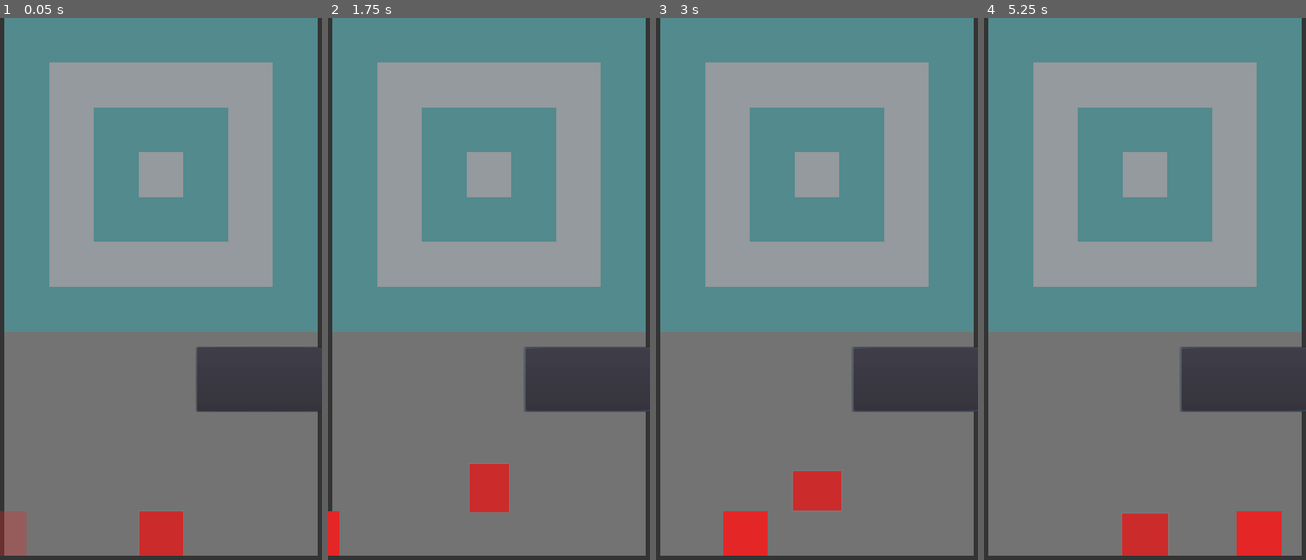
Above: before the commit, frames 1-4 (left to right).
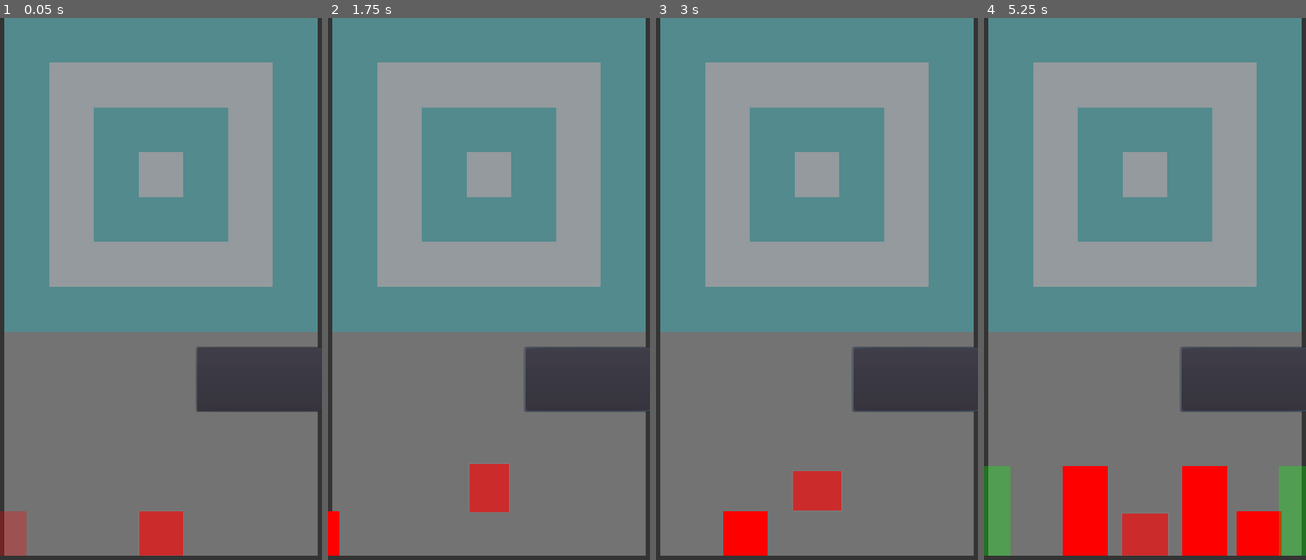
Above: after the commit, the same moments.

Repository: funexpected/jamper
Game: Godot game, scene res://level.tscn
Same seed, same stepped clock (60 frames per second), same inputs: the game is played once before the commit and once after it. This scene is started directly instead of the project's main scene.
Inputs (mouse positions are in pixels of both pictures, inside the frame that each line leads up to):
- Up to frame 1 (0.05 s): no input
- Up to frame 2 (1.75 s): click (588, 381) at 0.5 s; tap Enter at 1.25 s; move the mouse to (559, 278) at 1.27 s; click (559, 278) at 1.42 s
- Up to frame 3 (3 s): click (916, 381) at 2 s; move the mouse to (752, 332) at 2.77 s; click (752, 332) at 2.92 s
- Up to frame 4 (5.25 s): click (1244, 381) at 3.5 s; move the mouse to (1177, 180) at 4.27 s; click (1177, 180) at 4.42 s; move the mouse to (1128, 419) at 5.02 s; click (1128, 419) at 5.17 s

The runs differ from the first frame. In frame 2, 0.3% of the frame differs, in the area x 0-4%, y 91-100%; in frame 3, 1.1%; in frame 4, 8.5%, in the area x 0-100%, y 82-100%.

Commit message:
[spawner] add queue tick color. connect signal "tick(n)"

Diff:
--- a/spawner.gd
+++ b/spawner.gd
@@ -2,15 +2,16 @@
 
 var SQUARE_TSCN = preload("res://square.tscn")
 
-export var queue_color:PoolColorArray setget set_queue_color
+export var queue_color:PoolColorArray = [Color("FF0000"), Color("00FF00"), Color("0000ff")] setget set_queue_color
+export var tick_color:PoolIntArray = [10, 10, 10]
+export var next_bullet = 0
 export var MESH_SIZE = 7
 export var SEGMENT_SIZE = 150
-export var default_speed = 3.2
+export var default_speed = 3.33
 
-
+var LAST_TICK = 0
 
 var COMPLETED = "completed"
-var queue = 0
 var emit_poligon
 
 
@@ -20,17 +21,18 @@
 
 # Called when the node enters the scene tree for the first time.
 func _ready():
+
+	Time.connect("tick", self, "on_tick")
 	emit_poligon = $emit_polygon
 	pass
 
+func on_tick(tick):
+	if tick - LAST_TICK == tick_color[next_bullet]:
+		start_next_bullet()
+		next_bullet = next_bullet + 1 if next_bullet < tick_color.size() - 1 else 0
+		LAST_TICK = tick
 
-#var time = 0
-#var bps = 1.5
-#func _process(delta):
-#	time += delta
-#	if time >= bps:
-#		time = 0
-#		start_next_bullet(3.2)
+
 
 
 func set_queue_color(color_arr:PoolColorArray):
@@ -44,11 +46,8 @@
 	var a:Node2D = SQUARE_TSCN.instance()
 	self.add_child(a)
 	if queue_color:
-		a.color = queue_color[queue]
-		queue = queue + 1 if queue < queue_color.size() - 1 else 0
-
+		a.color = queue_color[next_bullet]
 	var tween_speed = (MESH_SIZE + 4) / speed
-
 	if position.x > 0:
 		emit_color_bulet(speed, a.color)
 		a.position.x += SEGMENT_SIZE * 0.5 + SEGMENT_SIZE * 3
--- a/spawner.tscn
+++ b/spawner.tscn
@@ -5,7 +5,6 @@
 [node name="spawner" type="Node2D"]
 position = Vector2( 1080, 1000 )
 script = ExtResource( 1 )
-queue_color = PoolColorArray( 0.901961, 0.152941, 0.152941, 1, 0.392157, 0.835294, 0.501961, 1 )
 
 [node name="emit_polygon" type="Polygon2D" parent="."]
 z_index = 1
